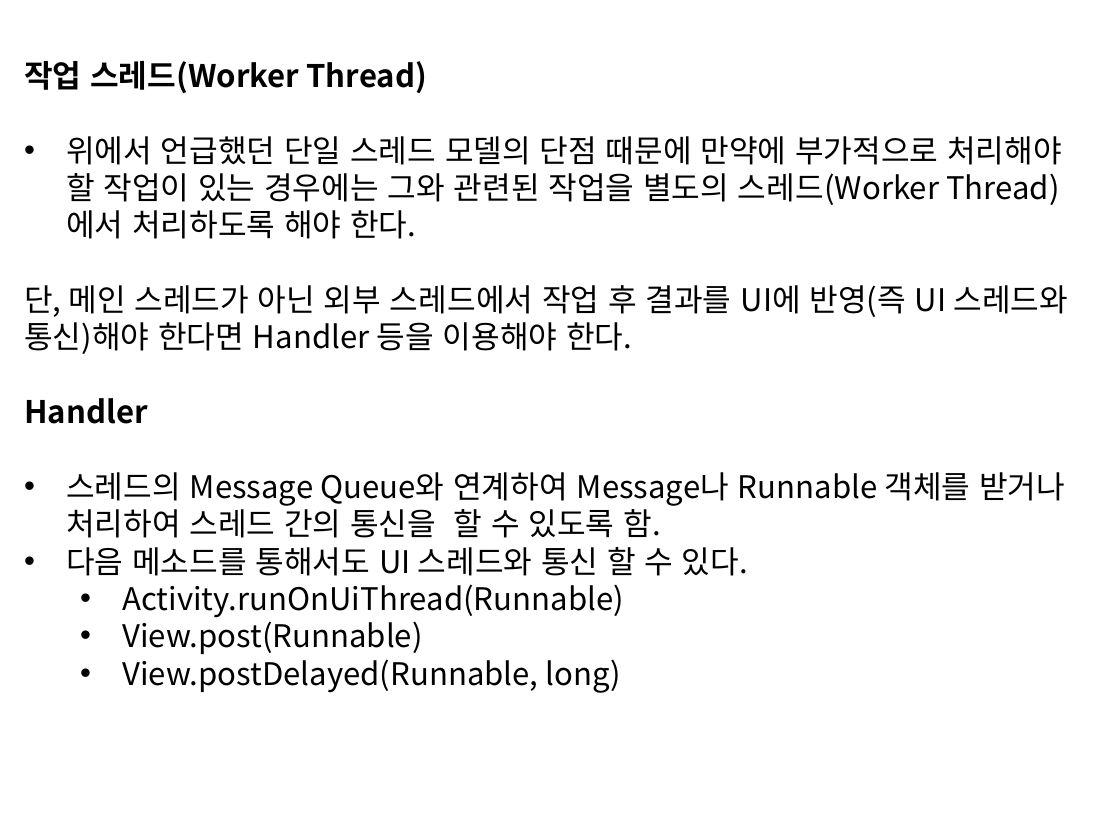
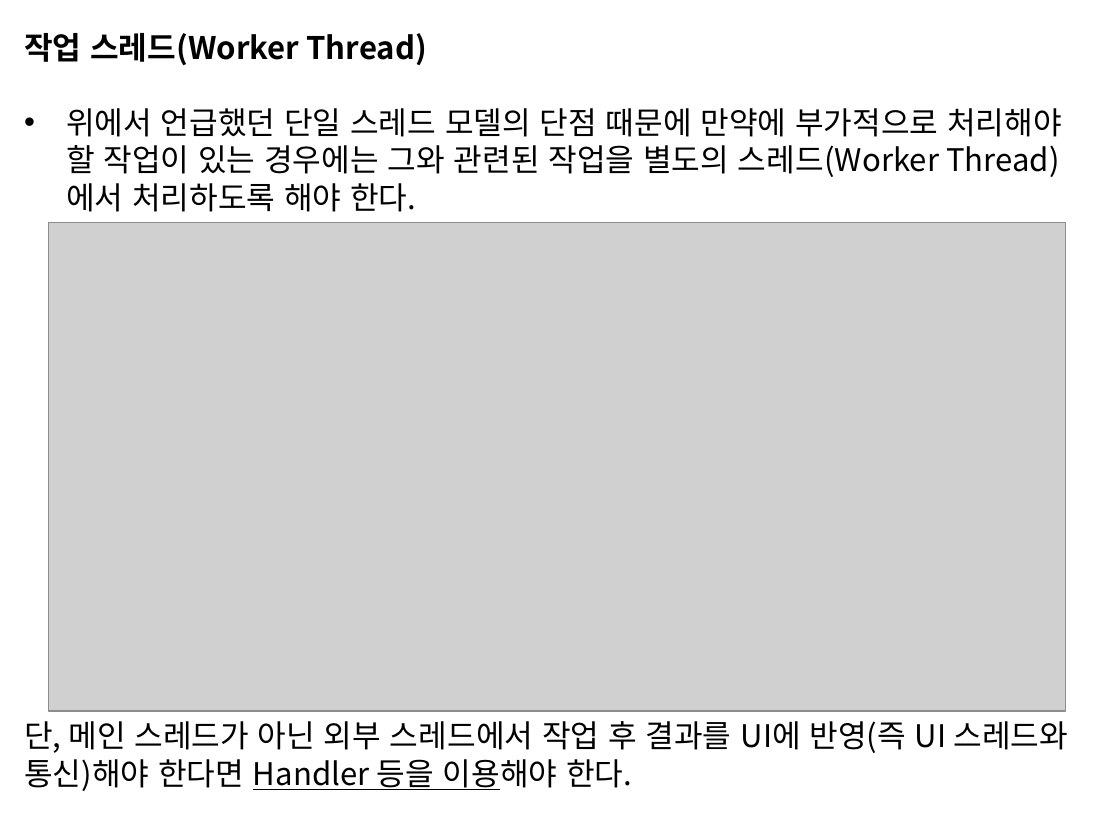
Before and after one commit to sc545/Beacon, a slide deck: slide 13 of 안드로이드 UI.pptx (slide 10 before the commit). Drawn at 1120x840 pixels with LibreOffice and Linux fonts; fonts in the diff are those of the drawing; grey boxes stand for pictures. Boxes give left, top, right and bottom in pixels: in the first picture for what was removed or moved away, otherwise in the second. Text is boxed around its words. In the diff, an @@ line names an element or a change of style, - is before the commit and + after.

```diff
--- a/안드로이드 UI.pptx
+++ b/안드로이드 UI.pptx
@@ text "작업 스레드(Worker Thread)" moved from (x1=24, y1=61, x2=1068, y2=693) to (x1=24, y1=33, x2=1062, y2=212) @@
@@ picture added at (x1=48, y1=222, x2=1065, y2=710) @@
@@ text at (x1=24, y1=285, x2=1068, y2=693): paragraphs removed @@
-단, 메인 스레드가 아닌 외부 스레드에서 작업 후 결과를 UI에 반영(즉 UI 스레드와 통신)해야 한다면 Handler 등을 이용해야 한다.
-Handler
-• 스레드의 Message Queue와 연계하여 Message나 Runnable 객체를 받거나 처리하여 스레드 간의 통신을 할 수 있도록 함.
-• 다음 메소드를 통해서도 UI 스레드와 통신 할 수 있다.
-  • Activity.runOnUiThread(Runnable)
-  • View.post(Runnable)
-  • View.postDelayed(Runnable, long)
@@ text added at (x1=24, y1=721, x2=1068, y2=791), 20 pt, text #000000 @@
+단, 메인 스레드가 아닌 외부 스레드에서 작업 후 결과를 UI에 반영(즉 UI 스레드와 통신)해야 한다면 Handler 등을 이용해야 한다.
```
Also in this commit, not shown: 7 other slides changed, 6 slides added, 17 slides removed, 17 other files.
